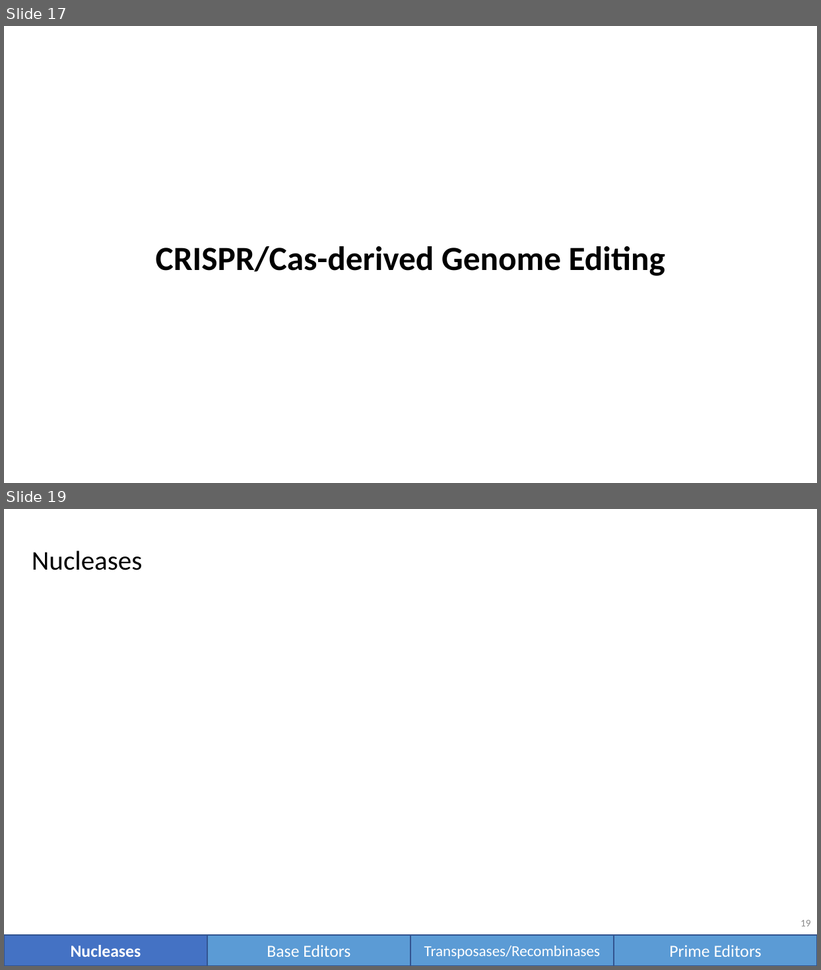
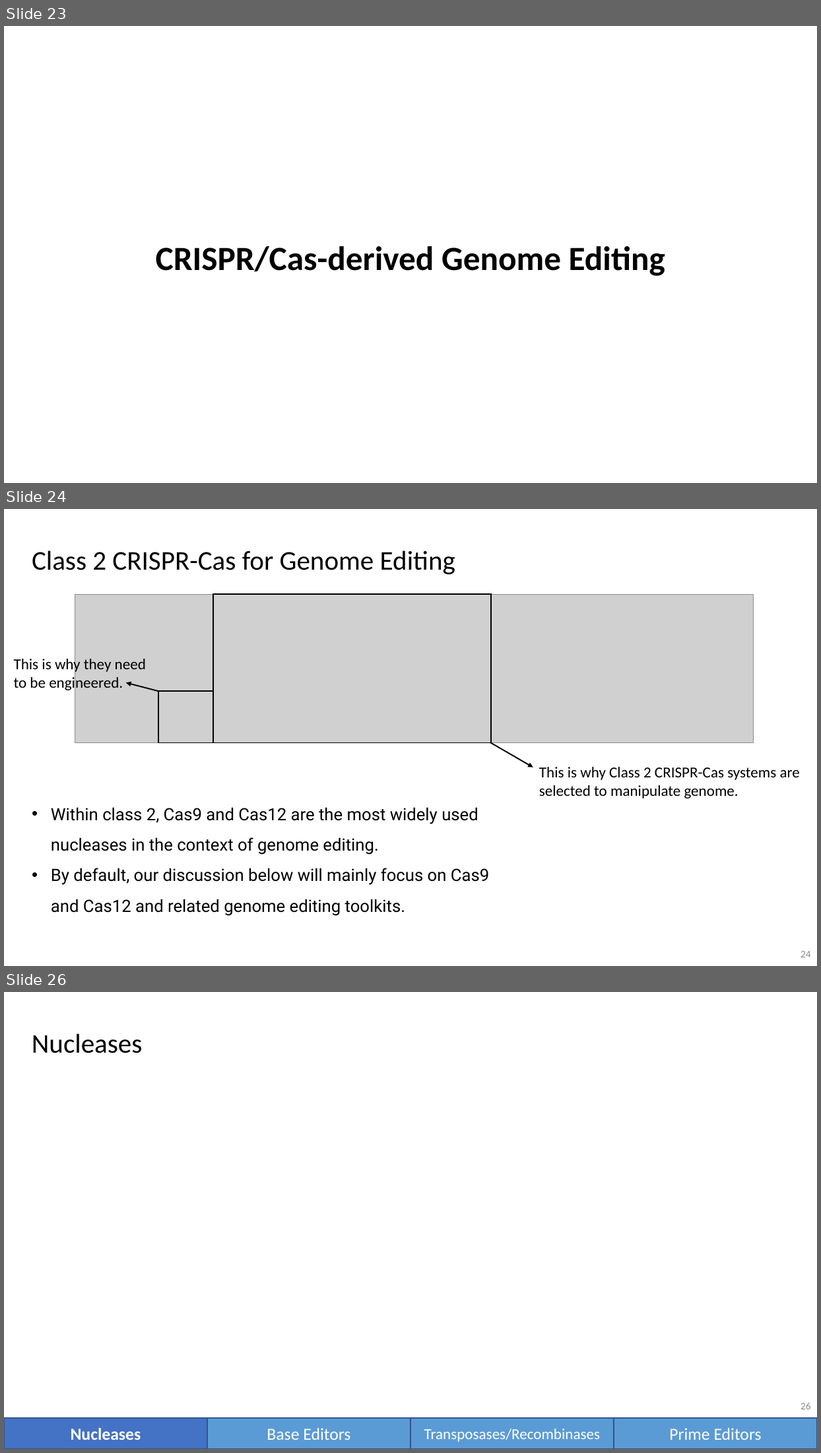
Before and after one commit to vwOvOwv/PKU-Undergraduate-Course, a slide deck: 遗传学(Genetics)/讨论课/Topic-3_遗传学技术/CRISPR-Cas.pptx. Shown one above the other, each under a label of ours: slides 17 and 19 before the commit, slides 23, 24 and 26 after it; the slides between them are not shown. The pictures are 821x970 and 821x1453 pixels, drawn with LibreOffice and Linux fonts; fonts in the diff are those of the drawing; grey boxes stand for pictures. Boxes give left, top, right and bottom in pixels: in the first picture for what was removed or moved away, otherwise in the second. Text is boxed around its words. In the diff, an @@ line names an element or a change of style, - is before the commit and + after.

```diff
--- a/遗传学(Genetics)/讨论课/Topic-3_遗传学技术/CRISPR-Cas.pptx
+++ b/遗传学(Genetics)/讨论课/Topic-3_遗传学技术/CRISPR-Cas.pptx
@@ slide 24 added at bbox=[4, 509, 817, 966], background #FFFFFF @@
@@ text added at bbox=[32, 551, 455, 574], 32 pt, text #000000 @@
+Class 2 CRISPR-Cas for Genome Editing
@@ picture added at bbox=[75, 594, 754, 743] @@
@@ rectangle added at bbox=[213, 594, 491, 743], outline #000000 1.5 pt @@
@@ text added at bbox=[14, 657, 146, 692], 18 pt, text #000000 @@
+This is why they need to be engineered.
@@ arrow added from (158, 691) to (126, 683), #000000 1.5 pt @@
@@ rectangle added at bbox=[158, 691, 213, 743], outline #000000 1.5 pt @@
@@ arrow added from (491, 743) to (533, 768), #000000 1.5 pt @@
@@ text added at bbox=[539, 767, 800, 799], 18 pt, text #000000 @@
+This is why Class 2 CRISPR-Cas systems are selected to manipulate genome.
@@ text added at bbox=[51, 807, 489, 916], 20 pt, text #000000 @@
+• Within class 2, Cas9 and Cas12 are the most widely used nucleases in the context of genome editing.
+• By default, our discussion below will mainly focus on Cas9 and Cas12 and related genome editing toolkits.
@@ page number added at bbox=[801, 951, 811, 958], 12 pt, text #8C8C8C @@
+24
@@ what was slide 17 is now slide 23 @@
@@ what was slide 19 is now slide 26 @@
@@ page number at bbox=[801, 1403, 811, 1410]: text changed @@
-19
+26
```
Also in this commit, not shown: 12 slides changed, 8 other slides added, 2 slides removed, 19 other files.
